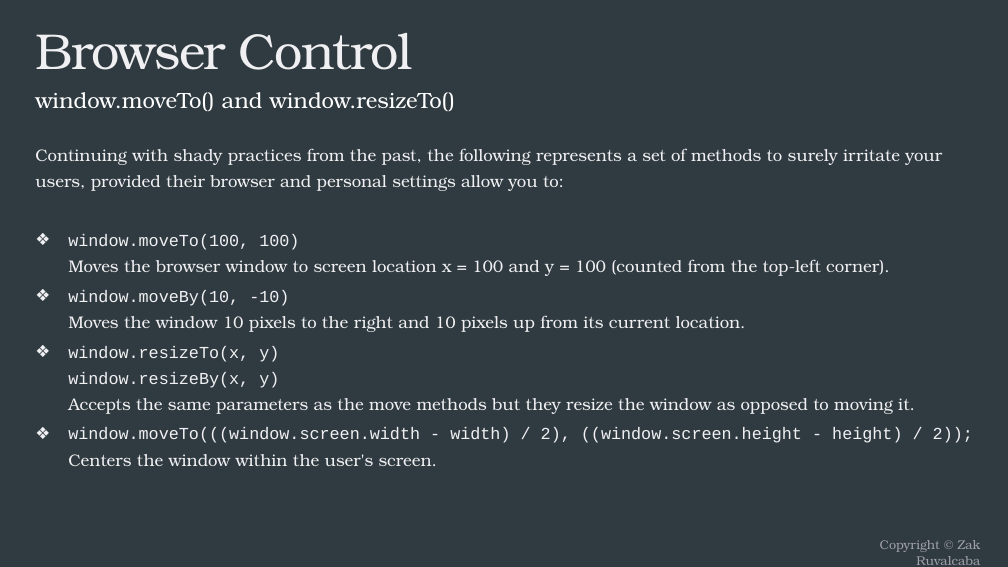
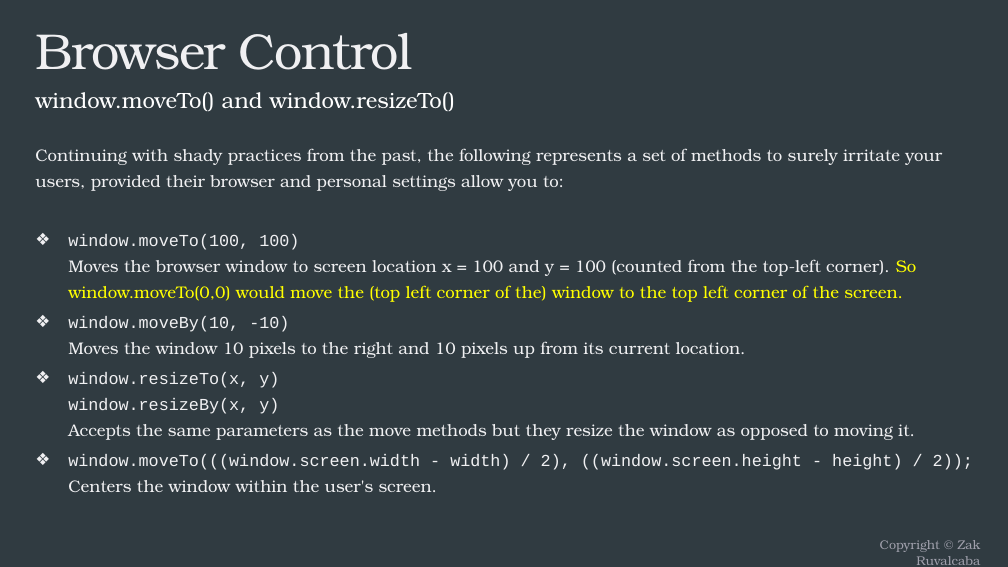
Before and after one commit to bcltester/FEWD, a slide deck: slide 25 of Lecture 7/lecture7.pptx. Drawn at 1008x567 pixels with LibreOffice and Linux fonts; fonts in the diff are those of the drawing. Boxes give left, top, right and bottom in pixels: in the first picture for what was removed or moved away, otherwise in the second. Text is boxed around its words. In the diff, an @@ line names an element or a change of style, - is before the commit and + after.

```diff
--- a/Lecture 7/lecture7.pptx
+++ b/Lecture 7/lecture7.pptx
@@ text at [68,234,916,302]: text changed @@
-❖ window.moveTo(100, 100)
-  Moves the browser window to screen location x = 100 and y = 100 (counted from the top-left corner).
+❖ window.moveTo(100, 100)
+  Moves the browser window to screen location x = 100 and y = 100 (counted from the top-left corner). So window.moveTo(0,0) would move the (top left corner of the) window to the top left corner of the screen.
```
Also in this commit, not shown: 2 other slides changed, 1 other file.
